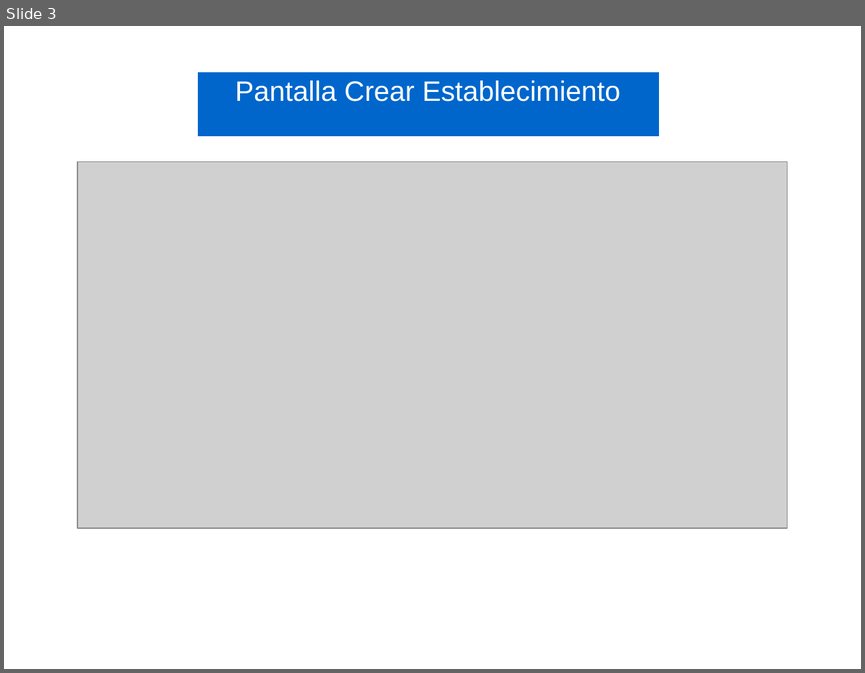
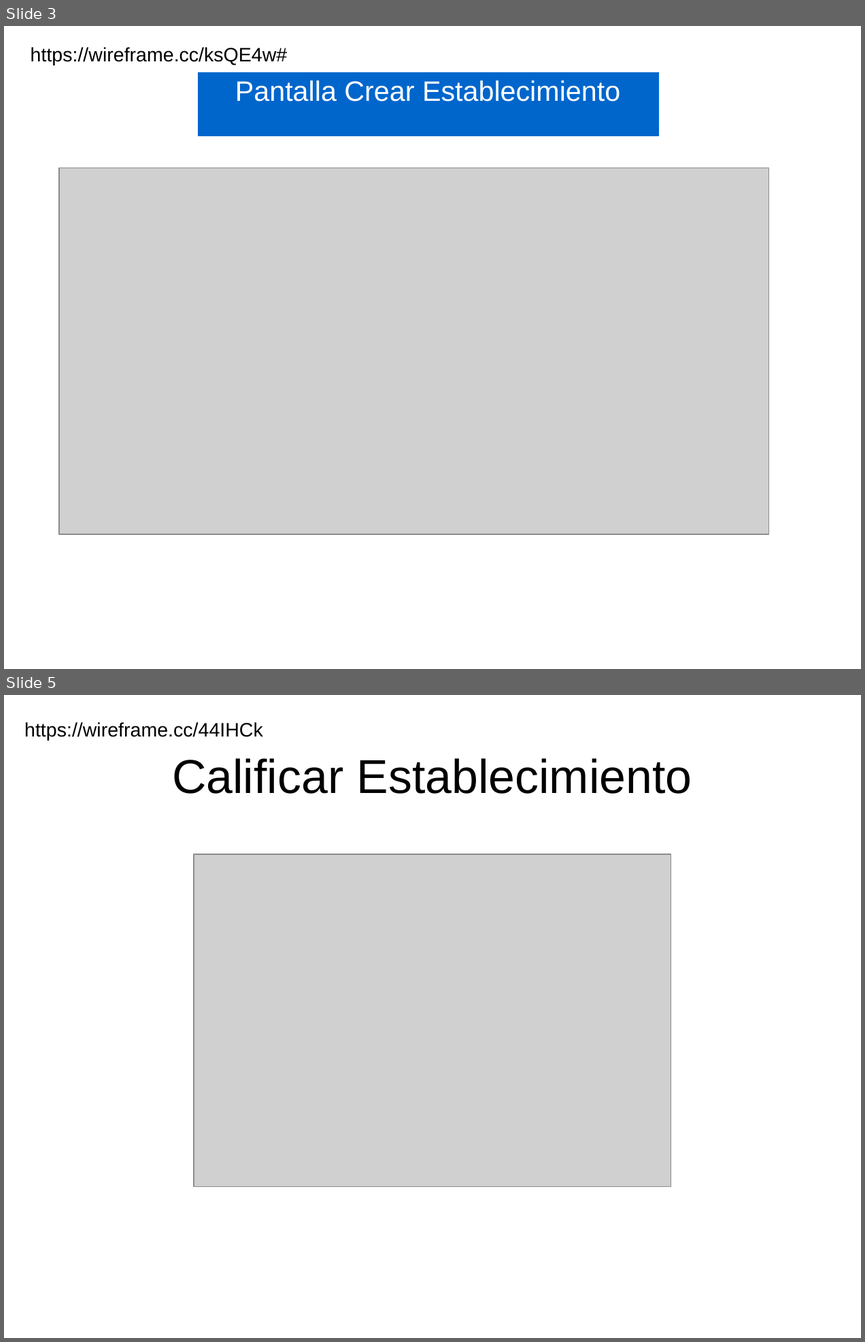
Before and after one commit to mariomaidana/MeteleOnda, a slide deck: MockupsLaboratrio/PresentacionMockupsLaboratori.odp. Shown one above the other, each under a label of ours: slide 3 before the commit, slides 3 and 5 after it; the slides between them are not shown. The pictures are 865x673 and 865x1342 pixels, drawn with LibreOffice and Linux fonts; fonts in the diff are those of the drawing; grey boxes stand for pictures. Boxes give left, top, right and bottom in pixels: in the first picture for what was removed or moved away, otherwise in the second. Text is boxed around its words. In the diff, an @@ line names an element or a change of style, - is before the commit and + after.

```diff
--- a/MockupsLaboratrio/PresentacionMockupsLaboratori.odp
+++ b/MockupsLaboratrio/PresentacionMockupsLaboratori.odp
@@ slide 5 added at [4, 695, 861, 1338], background #FFFFFF @@
@@ text added at [24, 722, 263, 740], 18 pt, text #000000 @@
+https://wireframe.cc/44IHCk
@@ title added at [172, 758, 692, 794], 44 pt, text #000000 @@
+Calificar Establecimiento
@@ picture added at [194, 854, 671, 1187] @@
@@ slide 3 changed as well @@
@@ text added at [31, 47, 288, 65], 18 pt, text #000000 @@
+https://wireframe.cc/ksQE4w#
@@ picture: place and size @@
-picture at [77, 162, 787, 529]
+picture at [59, 168, 769, 535]
```
Also in this commit, not shown: 1 other slide changed, 2 other slides added, 1 slide removed, 6 other files.
